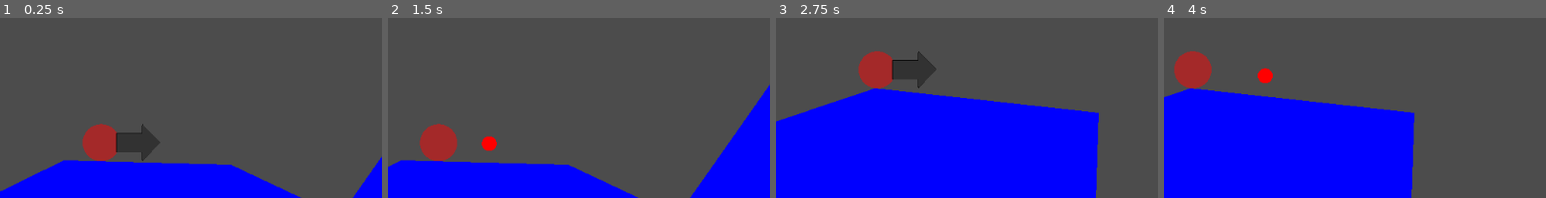
Above: before the commit, frames 1-4 (left to right).
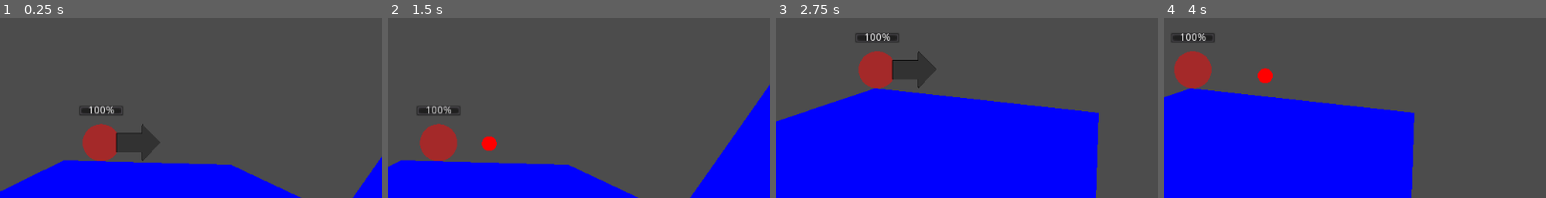
Above: after the commit, the same moments.

Repository: the-g-force/GGJ23
Game: Godot game, scene res://World/World.tscn
Two runs of this game, one before a commit and one after it. Both use one fixed random seed, a clock stepped at 60 frames per second and the inputs below.
Inputs:
- Up to frame 1 (0.25 s): no input
- Up to frame 2 (1.5 s): tap Enter at 0.5 s; tap Space at 1.25 s
- Up to frame 3 (2.75 s): no input
- Up to frame 4 (4 s): tap Enter at 2.75 s; tap Space at 3.5 s
The pictures show only the part of the screen within x 37-87%, y 0-50%; the shares and areas given below are measured in that part.

The runs differ from the first frame. In frame 1, 0.4% of the frame differs, in the area x 20-33%, y 49-54%; in frame 2, 0.4%; in frame 3, 0.4%; in frame 4, 0.4%.

Commit message:
Add a health bar and damage method to the potatoes

Diff:
--- a/project/Potato/Potato.gd
+++ b/project/Potato/Potato.gd
@@ -23,12 +23,14 @@
 var _velocity := Vector2.ZERO
 var _facing = _Facing.RIGHT
 var _elevation := 0.0
+var _health := 100
 
 ## The number of seconds the fire button has been held
 var _hold_duration := 0.0
 
 onready var _weapon_hinge := $WeaponHinge
 onready var _arrow : Sprite = $"%Arrow"
+onready var _health_bar : ProgressBar = $HealthBar
 
 
 func _physics_process(delta:float)->void:
@@ -65,6 +67,7 @@
 		_shoot(percent)
 		_hold_duration = 0.0
 
+	_health_bar.value = _health
 
 ## Shoot a projectile
 ##
@@ -98,3 +101,7 @@
 func _set_shader_percent(percent:float)->void:
 	assert(percent >= 0.0 and percent <= 1.0)
 	(_arrow.material as ShaderMaterial).set_shader_param("percent", percent)
+
+
+func damage(amount:int)->void:
+	_health -= amount
--- a/project/Potato/Potato.tscn
+++ b/project/Potato/Potato.tscn
@@ -56,3 +56,9 @@
 material = SubResource( 3 )
 position = Vector2( 50, 0 )
 texture = ExtResource( 2 )
+
+[node name="HealthBar" type="ProgressBar" parent="."]
+margin_left = -30.0
+margin_top = -50.0
+margin_right = 30.0
+margin_bottom = -36.0
